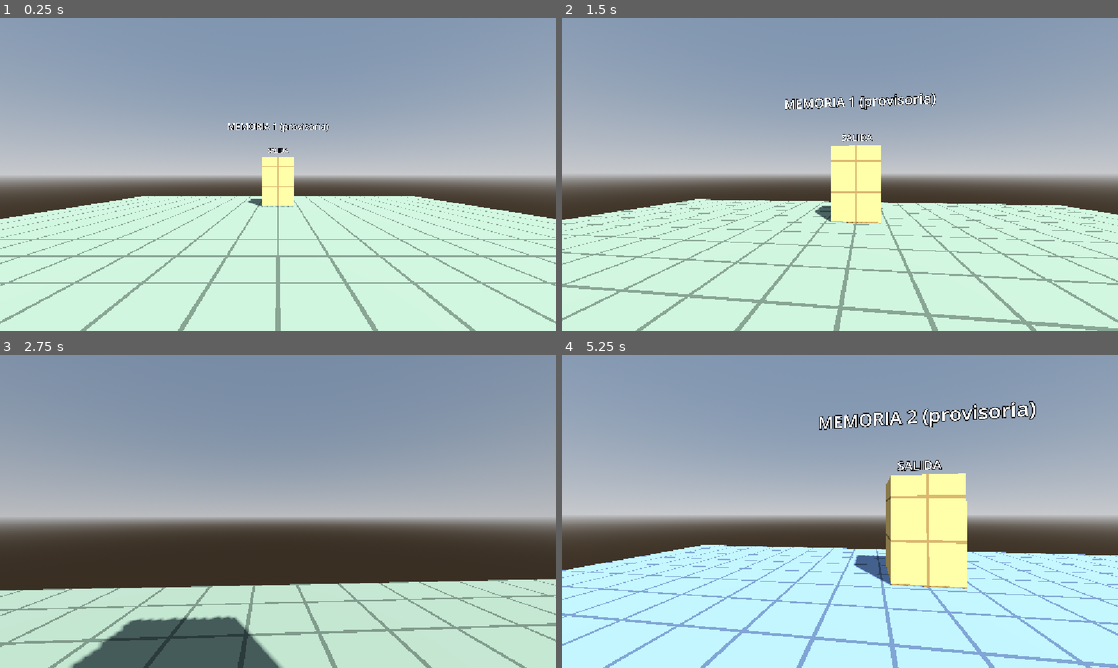
Above: before the commit, frames 1-4 (two rows, left to right).
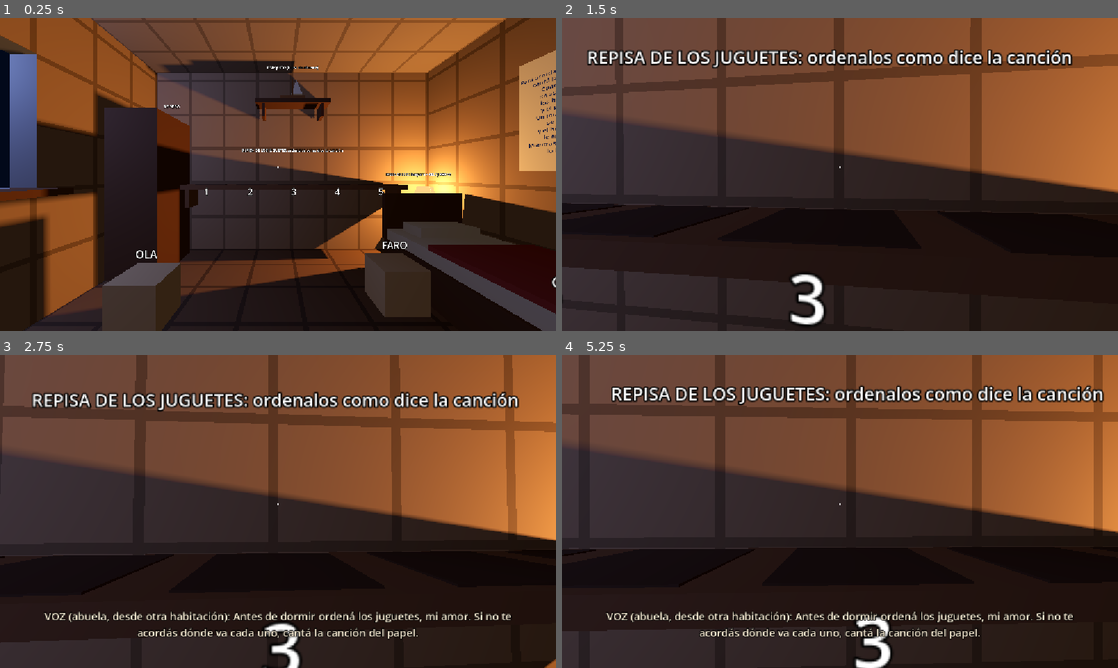
Above: after the commit, the same moments.

Repository: FacuWitt/tp_cved_juego
Game: Godot game, scene res://scenes/memories/m1_habitacion/m1_habitacion.tscn
The game is run twice, just before and just after one commit, with the same random seed, the same clock (stepped at 60 frames per second) and the same inputs. Before the commit the project starts from res://scenes/memories/memory_1.tscn.
Inputs (mouse positions are in pixels of both pictures, inside the frame that each line leads up to):
- Up to frame 1 (0.25 s): no input
- Up to frame 2 (1.5 s): tap Enter at 0.5 s; move the mouse to (867, 174) at 0.52 s; press the mouse at (867, 174) at 0.53 s; hold W (move_forward) from 0.53 s (still down); tap Space (jump) at 0.77 s; move the mouse to (812, 174) at 1.27 s; release the mouse at (812, 174) at 1.28 s; tap E (interact) at 1.35 s
- Up to frame 3 (2.75 s): keep holding W (move_forward); tap Space (jump) at 1.52 s; move the mouse to (289, 505) at 2.02 s; hold Shift (sprint) from 2.03 s (still down)
- Up to frame 4 (5.25 s): keep holding W (move_forward); move the mouse to (834, 517) at 2.77 s; release Shift (sprint) at 2.78 s; click (834, 517) at 2.85 s; tap Space (jump) at 3.02, 3.77, 4.52 s; move the mouse to (878, 514) at 3.52 s; hold E (interact) 3.53-4.28 s; move the mouse to (795, 508) at 4.27 s; tap Shift (sprint) at 4.35 s; move the mouse to (845, 511) at 5.02 s; press the mouse at (845, 511) at 5.03 s

The runs differ from the first frame. In frame 1, 100% of the frame differs, in the area x 0-100%, y 0-100%; in frame 2, 99%; in frame 3, 96%; in frame 4, 99%.

Commit message:
IMPORTANTE - conecta la memoria 1 al flujo y agrega el changelog

Diff:
--- a/config/memory_sequence.tres
+++ b/config/memory_sequence.tres
@@ -4,4 +4,4 @@
 
 [resource]
 script = ExtResource("1_seq")
-scene_paths = Array[String](["res://scenes/memories/memory_1.tscn", "res://scenes/memories/memory_2.tscn", "res://scenes/memories/memory_3.tscn", "res://scenes/memories/memory_4.tscn", "res://scenes/memories/awakening.tscn"])
+scene_paths = Array[String](["res://scenes/memories/m1_habitacion/m1_habitacion.tscn", "res://scenes/memories/memory_2.tscn", "res://scenes/memories/memory_3.tscn", "res://scenes/memories/memory_4.tscn", "res://scenes/memories/awakening.tscn"])
--- a/project.godot
+++ b/project.godot
@@ -11,7 +11,7 @@
 [application]
 
 config/name="cved-prototipo-01"
-run/main_scene="res://scenes/memories/memory_1.tscn"
+run/main_scene="res://scenes/memories/m1_habitacion/m1_habitacion.tscn"
 config/features=PackedStringArray("4.7", "Forward Plus")
 config/icon="res://icon.svg"
 
--- a/scenes/memories/memory_1.tscn
+++ /dev/null
@@ -1,82 +0,0 @@
-[gd_scene format=3]
-
-[ext_resource type="Script" path="res://scripts/memories/memory.gd" id="1_memory"]
-[ext_resource type="PackedScene" path="res://scenes/player/player.tscn" id="2_player"]
-[ext_resource type="Script" path="res://scripts/world/memory_exit.gd" id="3_exit"]
-[ext_resource type="Shader" path="res://assets/shaders/prototype_grid.gdshader" id="4_grid"]
-
-[sub_resource type="ProceduralSkyMaterial" id="ProceduralSkyMaterial_sky"]
-
-[sub_resource type="Sky" id="Sky_sky"]
-sky_material = SubResource("ProceduralSkyMaterial_sky")
-
-[sub_resource type="Environment" id="Environment_env"]
-background_mode = 2
-sky = SubResource("Sky_sky")
-ambient_light_source = 3
-tonemap_mode = 2
-
-[sub_resource type="ShaderMaterial" id="ShaderMaterial_floor"]
-render_priority = 0
-shader = ExtResource("4_grid")
-shader_parameter/base_color = Color(0.45, 0.5, 0.42, 1)
-shader_parameter/line_color = Color(0.29, 0.33, 0.27, 1)
-shader_parameter/cell_size = 1.0
-shader_parameter/line_width = 0.03
-
-[sub_resource type="ShaderMaterial" id="ShaderMaterial_exit"]
-render_priority = 0
-shader = ExtResource("4_grid")
-shader_parameter/base_color = Color(0.85, 0.7, 0.4, 1)
-shader_parameter/line_color = Color(0.55, 0.45, 0.26, 1)
-shader_parameter/cell_size = 1.0
-shader_parameter/line_width = 0.03
-
-[sub_resource type="BoxShape3D" id="BoxShape3D_exit"]
-size = Vector3(2, 2.5, 2)
-
-[node name="Memory1" type="Node3D"]
-script = ExtResource("1_memory")
-
-[node name="WorldEnvironment" type="WorldEnvironment" parent="."]
-environment = SubResource("Environment_env")
-
-[node name="Sun" type="DirectionalLight3D" parent="."]
-transform = Transform3D(0.8660254, -0.38302222, 0.32139382, 0, 0.64278764, 0.76604444, -0.5, -0.66341394, 0.5566704, 0, 0, 0)
-shadow_enabled = true
-
-[node name="Level" type="Node3D" parent="."]
-
-[node name="Floor" type="CSGBox3D" parent="Level"]
-transform = Transform3D(1, 0, 0, 0, 1, 0, 0, 0, 1, 0, -0.5, 0)
-use_collision = true
-size = Vector3(20, 1, 20)
-material = SubResource("ShaderMaterial_floor")
-
-[node name="Title" type="Label3D" parent="Level"]
-transform = Transform3D(1, 0, 0, 0, 1, 0, 0, 0, 1, 0, 4.2, -6)
-text = "MEMORIA 1 (provisoria)"
-font_size = 96
-outline_size = 16
-
-[node name="Player" parent="." instance=ExtResource("2_player")]
-transform = Transform3D(1, 0, 0, 0, 1, 0, 0, 0, 1, 0, 0, 5)
-
-[node name="MemoryExit" type="Area3D" parent="."]
-transform = Transform3D(1, 0, 0, 0, 1, 0, 0, 0, 1, 0, 0, -6)
-script = ExtResource("3_exit")
-
-[node name="CollisionShape3D" type="CollisionShape3D" parent="MemoryExit"]
-transform = Transform3D(1, 0, 0, 0, 1, 0, 0, 0, 1, 0, 1.25, 0)
-shape = SubResource("BoxShape3D_exit")
-
-[node name="Marker" type="CSGBox3D" parent="MemoryExit"]
-transform = Transform3D(1, 0, 0, 0, 1, 0, 0, 0, 1, 0, 1.25, 0)
-size = Vector3(1.6, 2.5, 1.6)
-material = SubResource("ShaderMaterial_exit")
-
-[node name="Label" type="Label3D" parent="MemoryExit"]
-transform = Transform3D(1, 0, 0, 0, 1, 0, 0, 0, 1, 0, 2.9, 0)
-text = "SALIDA"
-font_size = 64
-outline_size = 12
--- a/scripts/memories/memory_1_room.gd
+++ b/scripts/memories/memory_1_room.gd
@@ -1,11 +1,10 @@
 class_name Memory1Room
-extends Node3D
+extends Memory
 ## Memoria 1: la habitación de la abuela (etapa 0, greybox).
 ## La abuela le pide que ordene los juguetes; la canción de cuna dice el orden.
 ## Conecta el puzzle con sus consecuencias: barquito que se enciende, voz, puerta y salida.
-## Cuando el jugador sale, emite memory_completed. No sabe cuál es la memoria siguiente.
-
-signal memory_completed
+## Hereda de Memory: la salida (MemoryExit) la completa y GameFlow carga la siguiente.
+## No sabe cuál es la memoria siguiente.
 
 @export var settings: Memory1Settings
 @export var puzzle: SequencePuzzle
@@ -18,6 +17,7 @@
 
 
 func _ready() -> void:
+	super()
 	assert(settings != null, "Memory1Room: falta asignar un Memory1Settings")
 	assert(puzzle != null and door_hinge != null and boat_light != null, "Memory1Room: faltan referencias en el Inspector")
 	assert(exit != null and subtitles != null, "Memory1Room: faltan referencias en el Inspector")
@@ -63,5 +63,5 @@
 
 
 func _on_exit_reached() -> void:
+	# La memoria la da por completada el propio MemoryExit (ver MemoryExit._on_body_entered).
 	subtitles.show_line(settings.exit_line, 0.0)
-	memory_completed.emit()
Not shown, added: CHANGELOG.md
Not shown, changed: CLAUDE.md
Not shown, changed: docs/GIT_WORKFLOW.md
Not shown, changed: docs/arquitectura.md
